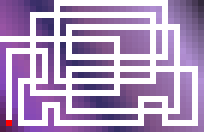
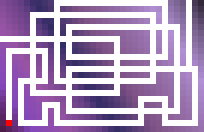
Layers edited between the first and the second 204×132 image:
painted on "Layer" over [186, 0, 192, 66]
